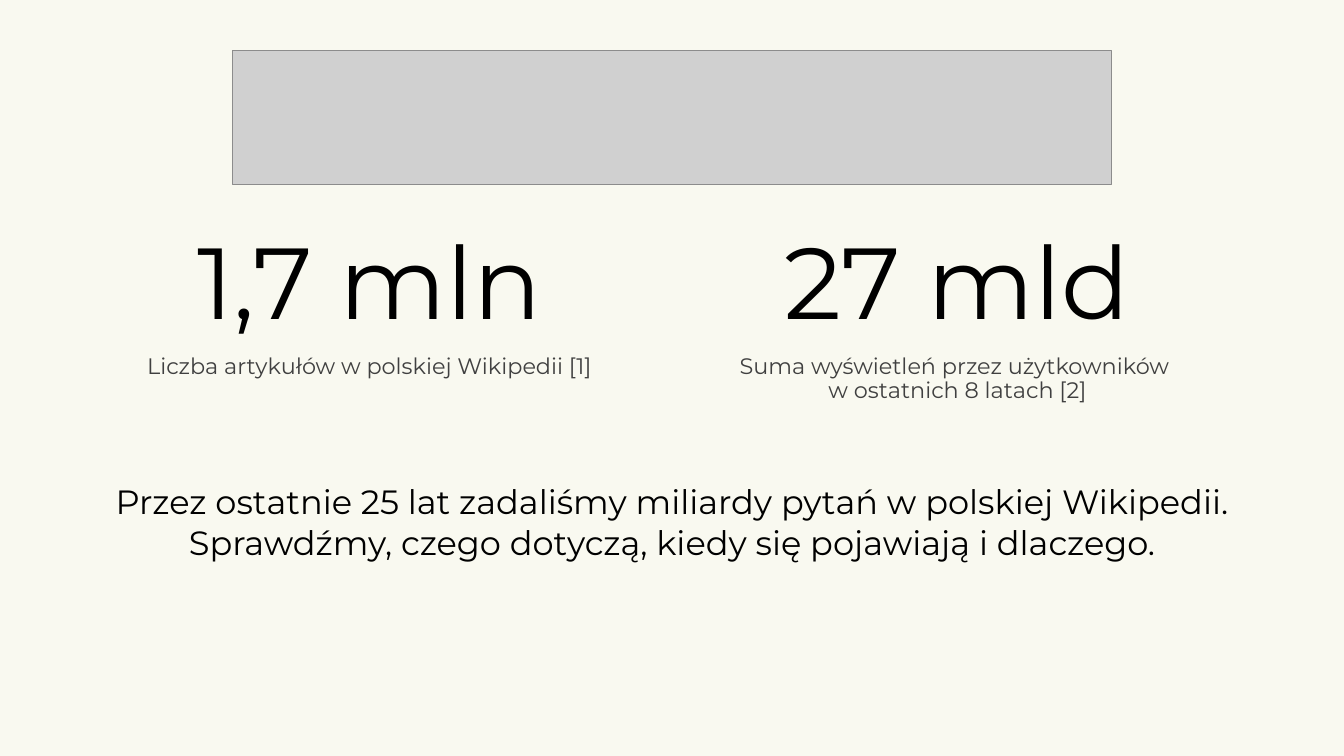
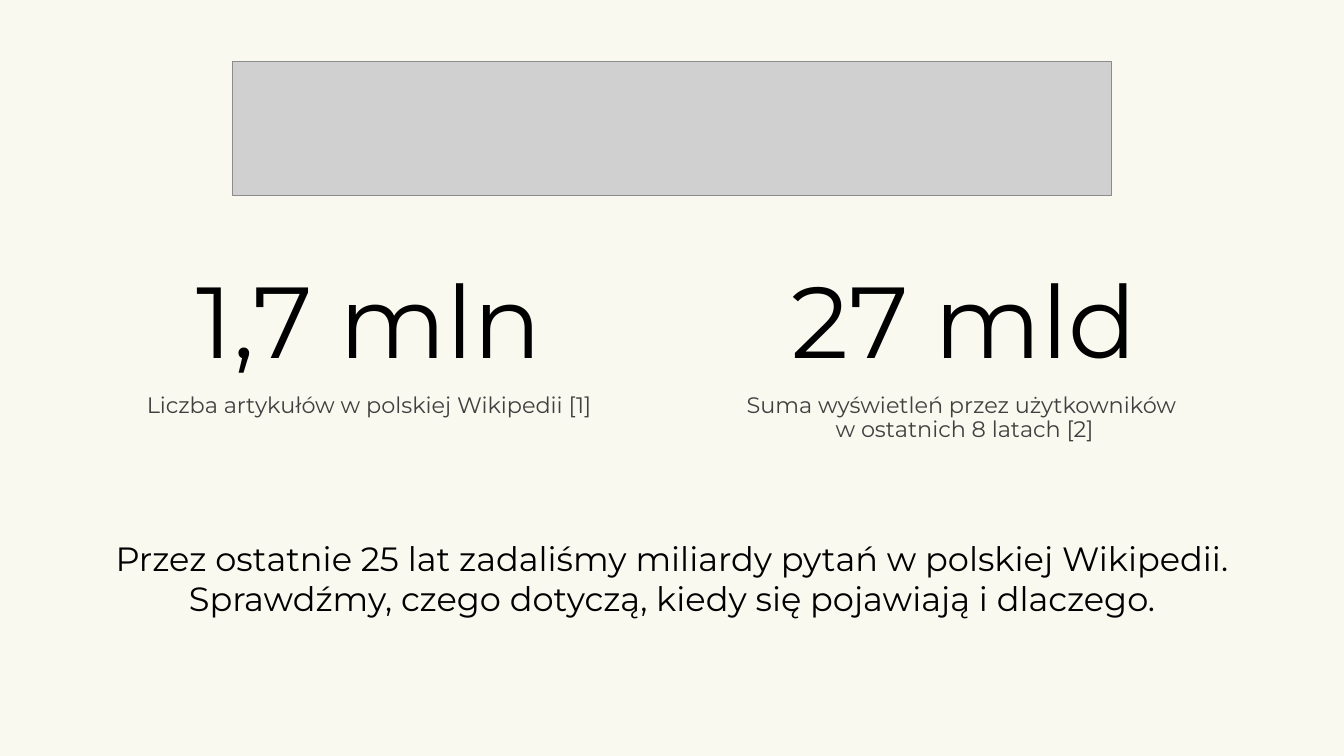
Before and after one commit to kotlarekm/BI_NGO_Wikipedia, a slide deck: slide 1 of storytelling/Wikipedia_25_Marcinos.pptx. Drawn at 1344x756 pixels with LibreOffice and Linux fonts; fonts in the diff are those of the drawing; grey boxes stand for pictures; background and template pictures are left out. Boxes give left, top, right and bottom in pixels: in the first picture for what was removed or moved away, otherwise in the second. Text is boxed around its words. In the diff, an @@ line names an element or a change of style, - is before the commit and + after.

```diff
--- a/storytelling/Wikipedia_25_Marcinos.pptx
+++ b/storytelling/Wikipedia_25_Marcinos.pptx
@@ picture: place and size @@
-picture at bbox=[233, 50, 1112, 185]
+picture at bbox=[232, 62, 1111, 196]
@@ text "1,7 mln": place and size @@
-text "1,7 mln" at bbox=[147, 244, 592, 379]
+text "1,7 mln" at bbox=[147, 283, 592, 418]
@@ text "27 mld": place and size @@
-text "27 mld" at bbox=[740, 244, 1169, 403]
+text "27 mld" at bbox=[747, 283, 1176, 442]
@@ text "Przez ostatnie 25 lat zadaliśmy ...": place and size @@
-text "Przez ostatnie 25 lat zadaliśmy ..." at bbox=[116, 489, 1228, 563]
+text "Przez ostatnie 25 lat zadaliśmy ..." at bbox=[116, 546, 1228, 619]
```
Also in this commit, not shown: 10 other slides changed, 2 other files.
